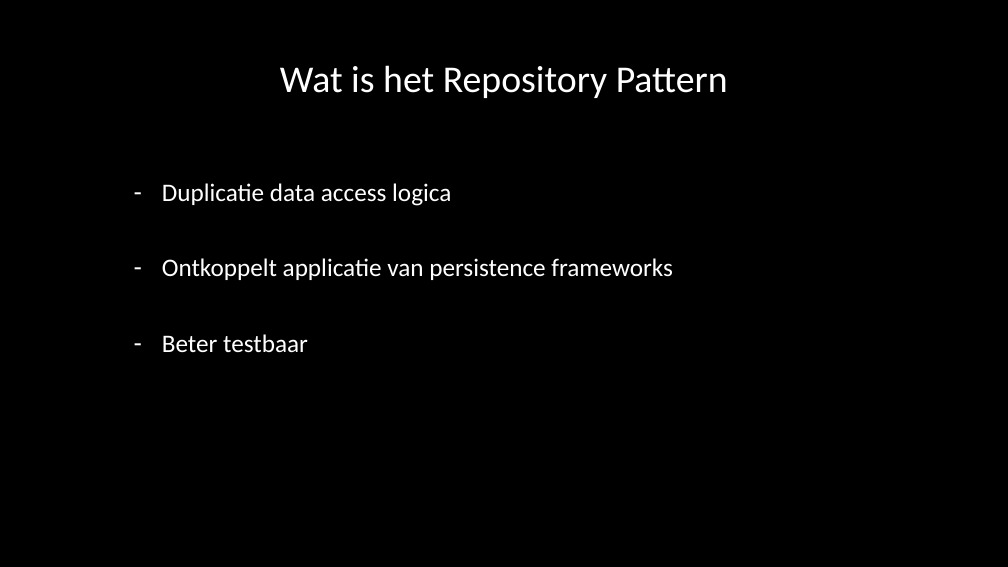
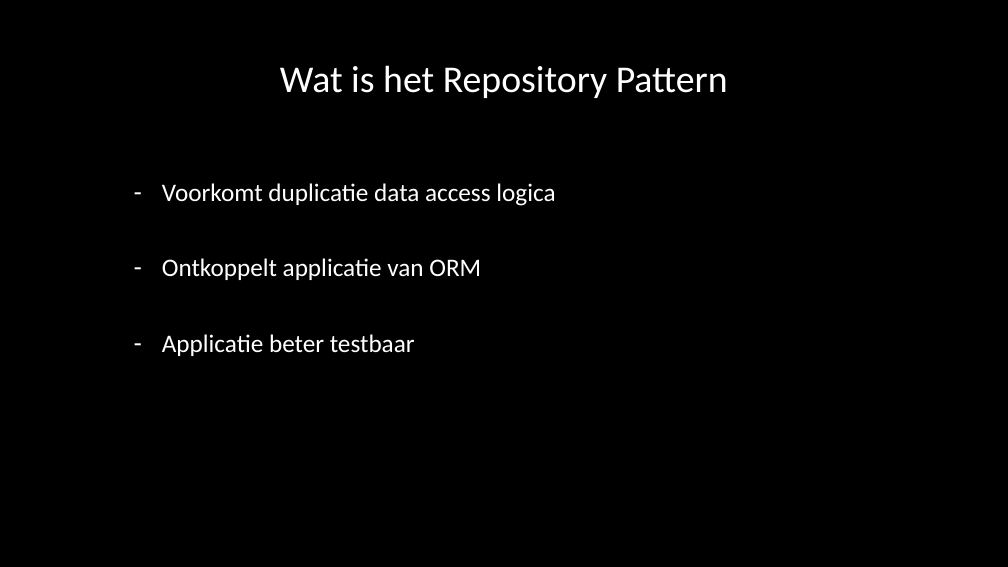
Before and after one commit to RandyGrouls/nots-wapp-workshop, a slide deck: slide 7 of slides/Framework_presentatie.pptx. Drawn at 1008x567 pixels with LibreOffice and Linux fonts; fonts in the diff are those of the drawing; background and template pictures are left out. Boxes give left, top, right and bottom in pixels: in the first picture for what was removed or moved away, otherwise in the second. Text is boxed around its words. In the diff, an @@ line names an element or a change of style, - is before the commit and + after.

```diff
--- a/slides/Framework_presentatie.pptx
+++ b/slides/Framework_presentatie.pptx
@@ text at (162, 183, 555, 356): text changed @@
-– Duplicatie data access logica
-– Ontkoppelt applicatie van persistence frameworks
-– Beter testbaar
+– Voorkomt duplicatie data access logica
+– Ontkoppelt applicatie van ORM
+– Applicatie beter testbaar
```
Also in this commit, not shown: 1 other slide changed, 2 other files.
